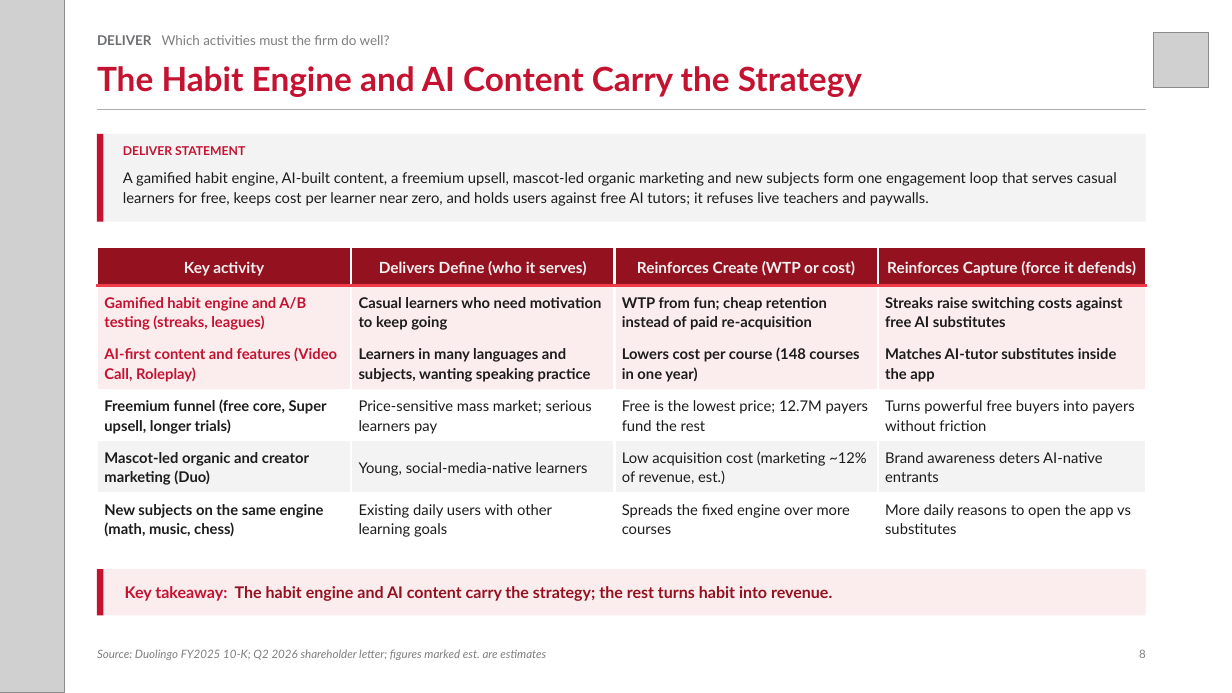
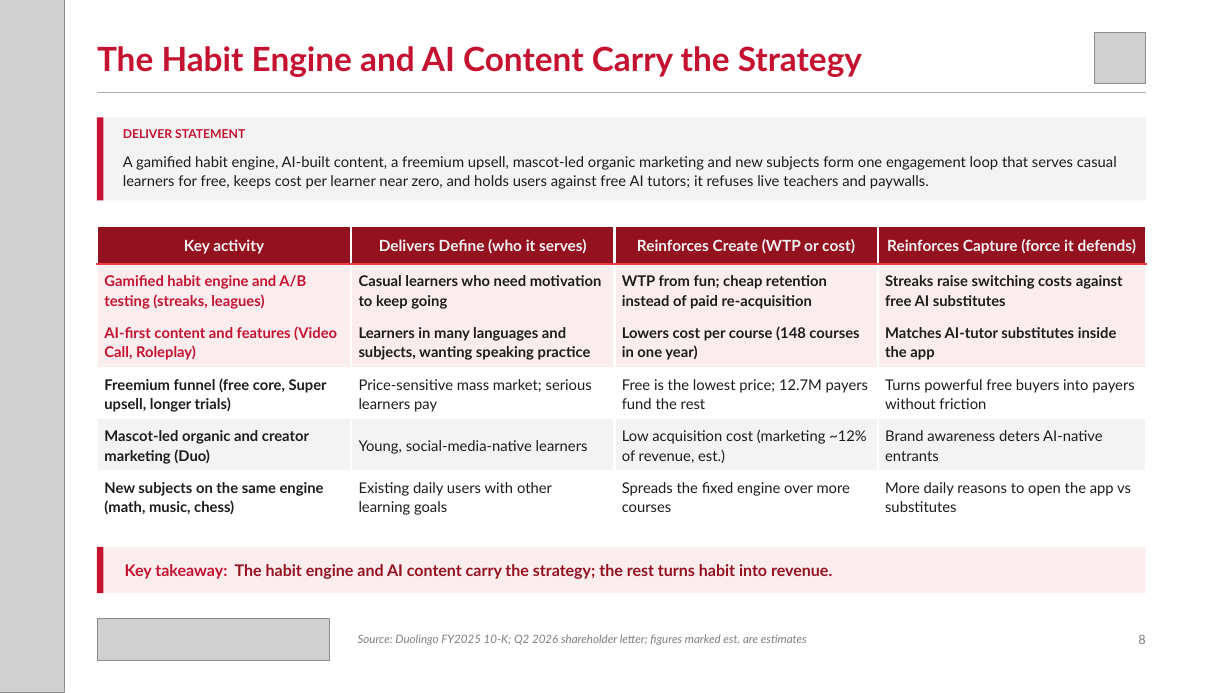
Before and after one commit to zuhayr77/AI-Business-Strategy-Agent, a slide deck: slide 8 of dccd-strategy-agent/examples/Duolingo_DCCD.pptx. Drawn at 1232x693 pixels with LibreOffice and Linux fonts; fonts in the diff are those of the drawing; grey boxes stand for pictures. Boxes give left, top, right and bottom in pixels: in the first picture for what was removed or moved away, otherwise in the second. Text is boxed around its words. In the diff, an @@ line names an element or a change of style, - is before the commit and + after.

```diff
--- a/dccd-strategy-agent/examples/Duolingo_DCCD.pptx
+++ b/dccd-strategy-agent/examples/Duolingo_DCCD.pptx
@@ text "The Habit Engine and AI ...": place and size @@
-text "The Habit Engine and AI ..." at [97,66,862,97]
+text "The Habit Engine and AI ..." at [97,46,862,77]
@@ text removed at [97,35,390,45] @@
-DELIVER Which activities must the firm do well?
@@ picture: place and size @@
-picture at [1153,32,1209,88]
+picture at [1095,32,1146,83]
@@ line moved from (97, 109) - (1146, 109) to (97, 92) - (1146, 92) @@
@@ rectangle: place and size @@
-rectangle at [97,134,1146,222]
+rectangle at [97,117,1146,201]
@@ rectangle: place and size @@
-rectangle at [97,134,104,222]
+rectangle at [97,117,104,201]
@@ text "DELIVER STATEMENT": place and size @@
-text "DELIVER STATEMENT" at [123,146,245,155]
+text "DELIVER STATEMENT" at [123,129,245,138]
@@ text "A gamified habit engine, AI-built ...": place and size @@
-text "A gamified habit engine, AI-built ..." at [123,172,1117,206]
+text "A gamified habit engine, AI-built ..." at [123,156,1117,189]
@@ 2 rectangles, 1 table, 1 text: place and size @@
-2 rectangles, 1 table, 1 text at [97,247,1146,616]
+2 rectangles, 1 table, 1 text at [97,226,1146,593]
@@ picture added at [97,618,330,661] @@
@@ text "Source: Duolingo FY2025 10-K; Q2 ...": place and size @@
-text "Source: Duolingo FY2025 10-K; Q2 ..." at [97,649,546,660]
+text "Source: Duolingo FY2025 10-K; Q2 ..." at [358,634,807,645]
@@ text "Source: Duolingo FY2025 10-K; Q2 ..." at [358,634,807,645]: vertical alignment bottom to middle @@
@@ text "8": place and size @@
-text "8" at [1139,649,1146,658]
+text "8" at [1138,635,1145,644]
@@ text "8" at [1138,635,1145,644]: size 9 to 10 pt; vertical alignment bottom to middle @@
```
Also in this commit, not shown: 8 other slides changed, 14 other files.
